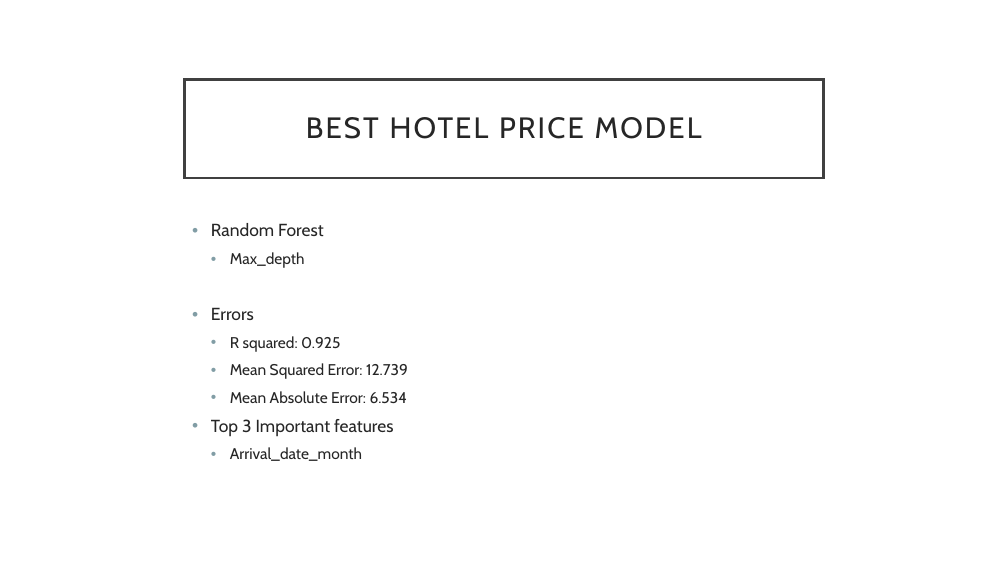
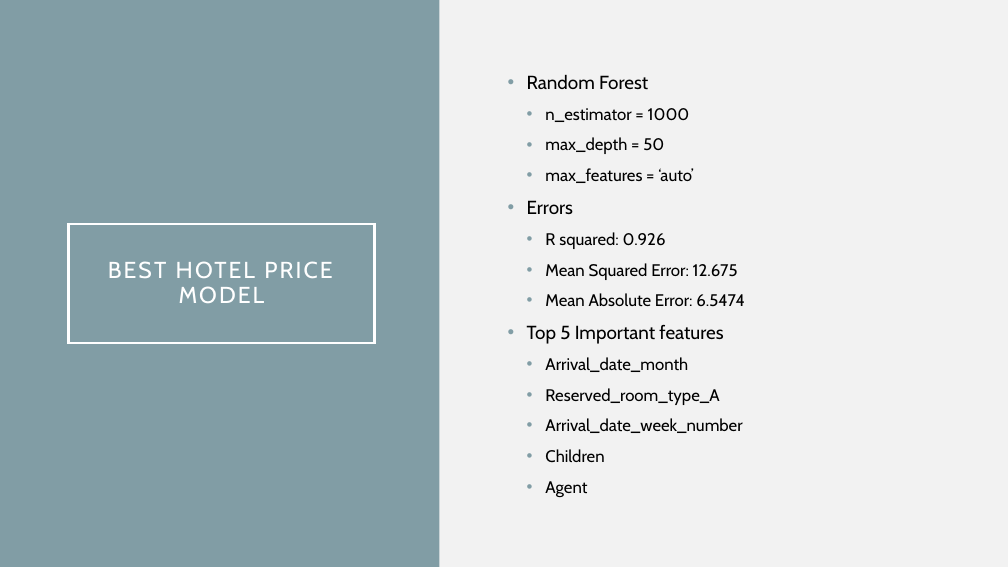
Before and after one commit to asy1113/Springboard_Data_Science, a slide deck: slide 10 of Hotel_Price_Cancellation_Project/Reports/Soyoung_hotel_presentation.pptx (slide 8 before the commit). Drawn at 1008x567 pixels with LibreOffice and Linux fonts; fonts in the diff are those of the drawing. Boxes give left, top, right and bottom in pixels: in the first picture for what was removed or moved away, otherwise in the second. Text is boxed around its words. In the diff, an @@ line names an element or a change of style, - is before the commit and + after.

```diff
--- a/Hotel_Price_Cancellation_Project/Reports/Soyoung_hotel_presentation.pptx
+++ b/Hotel_Price_Cancellation_Project/Reports/Soyoung_hotel_presentation.pptx
@@ background #FFFFFF to #819DA5 @@
@@ rectangle added at [439,0,1008,567], fill #F2F2F2 @@
@@ text "Random Forest": place and size @@
-text "Random Forest" at [211,223,408,461]
+text "Random Forest" at [527,74,745,497]
@@ text "Random Forest" at [527,74,745,497]: vertical alignment top to middle @@
@@ text at [527,74,688,372]: size 16.6 to 18 pt in "Random Forest", "Errors"; text colour #262626 to #000000 in "Random Forest", "Errors", "Arrival_date_month"; size 14.8 to 16 pt in "Arrival_date_month"; line spacing 0.9 to 1 @@
@@ text at [545,108,693,183]: text changed; size 14.8 to 16 pt; text colour #262626 to #000000 @@
-  • Max_depth
+  • n_estimator = 1000
+  • max_depth = 50
+  • max_features = ‘auto’
@@ title "BEST HOTEL PRICE MODEL": place and size @@
-title "BEST HOTEL PRICE MODEL" at [185,79,823,178]
+title "BEST HOTEL PRICE MODEL" at [69,224,375,343]
@@ title "BEST HOTEL PRICE MODEL" at [69,224,375,343]: size 28 to 22 pt, text colour #262626 to #FFFFFF; fill #FFFFFF to none; outline #404040 2.5 pt to #FFFFFF 2.5 pt @@
@@ text at [527,232,745,344]: text changed; size 14.8 to 16 pt; text colour #262626 to #000000 @@
-  • R squared: 0.925
-  • Mean Squared Error: 12.739
-  • Mean Absolute Error: 6.534
-• Top 3 Important features
+  • R squared: 0.926
+  • Mean Squared Error: 12.675
+  • Mean Absolute Error: 6.5474
+• Top 5 Important features
@@ text at [545,388,742,497]: paragraphs added @@
+  • Reserved_room_type_A
+  • Arrival_date_week_number
+  • Children
+  • Agent
```
Also in this commit, not shown: 2 other slides changed, 3 slides added, 1 slide removed, 16 other files.
